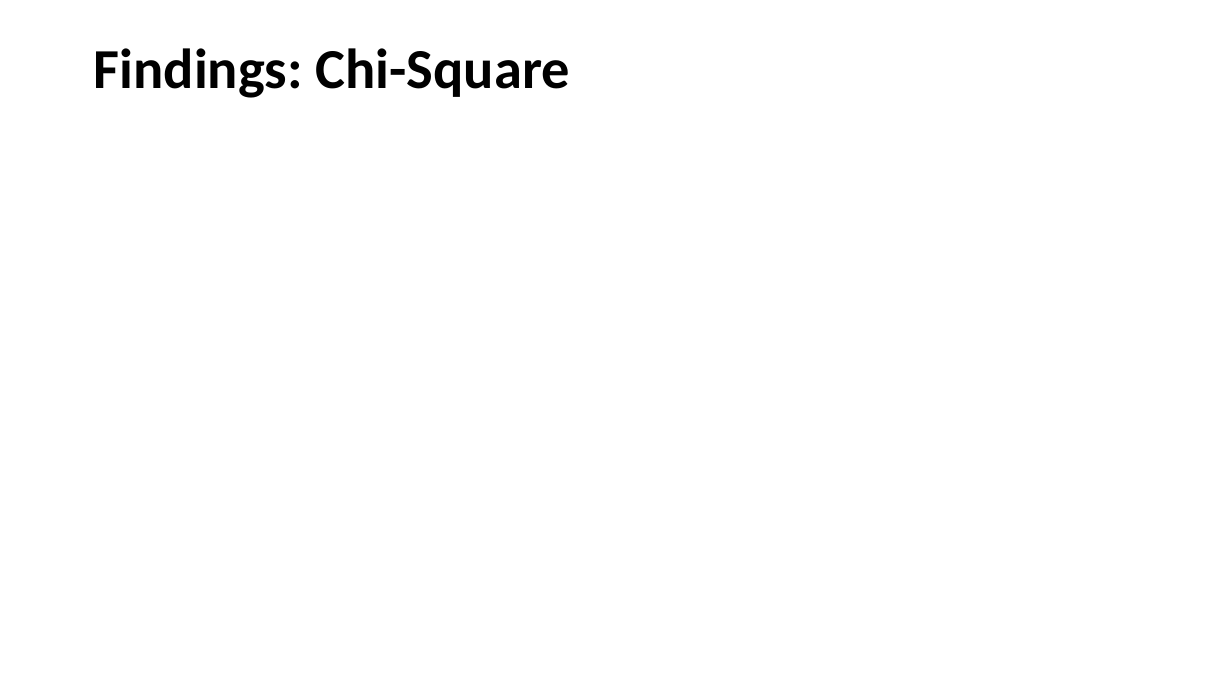
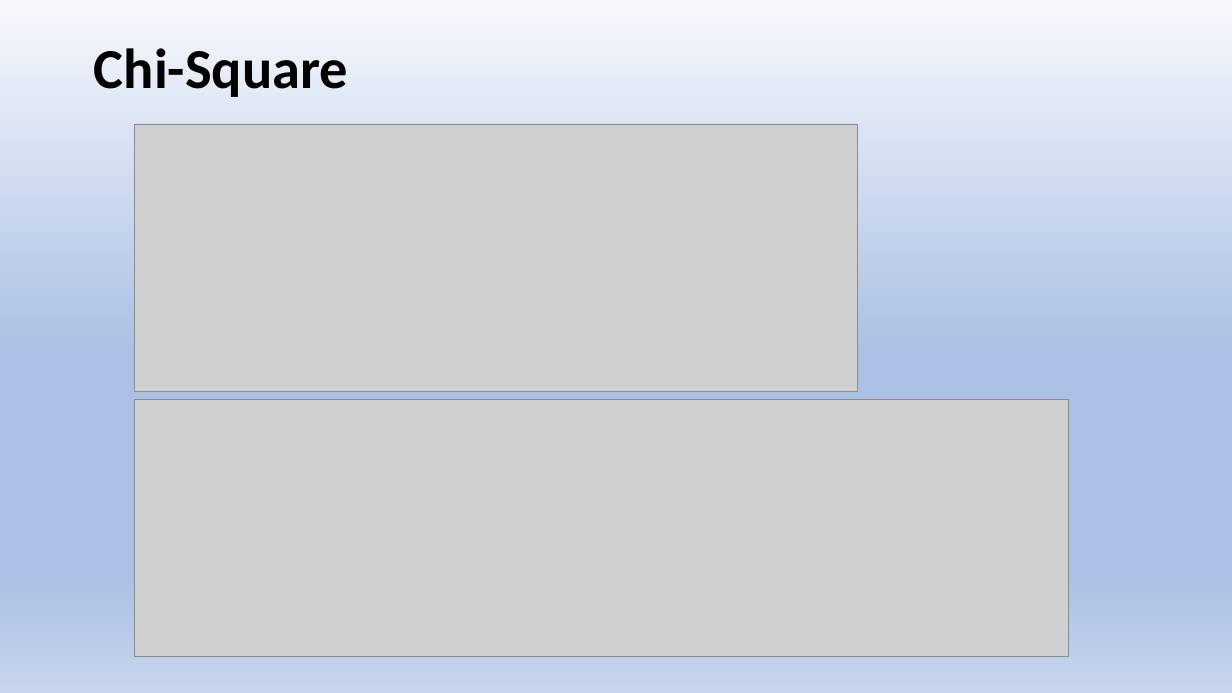
Before and after one commit to chele0630/Team3_Project1, a slide deck: slide 14 of Citation_Py_PPT.pptx (slide 11 before the commit). Drawn at 1232x693 pixels with LibreOffice and Linux fonts; fonts in the diff are those of the drawing; grey boxes stand for pictures. Boxes give left, top, right and bottom in pixels: in the first picture for what was removed or moved away, otherwise in the second. Text is boxed around its words. In the diff, an @@ line names an element or a change of style, - is before the commit and + after.

```diff
--- a/Citation_Py_PPT.pptx
+++ b/Citation_Py_PPT.pptx
@@ background #FFFFFF to gradient #F6F8FC to #ABC0E4 to #C7D5ED @@
@@ title at (x1=94, y1=48, x2=348, y2=97): text changed @@
-Findings: Chi-Square
+Chi-Square
@@ picture added at (x1=135, y1=125, x2=858, y2=392) @@
@@ picture added at (x1=135, y1=399, x2=1069, y2=656) @@
```
Also in this commit, not shown: 8 other slides changed, 12 slides added, 8 slides removed.
